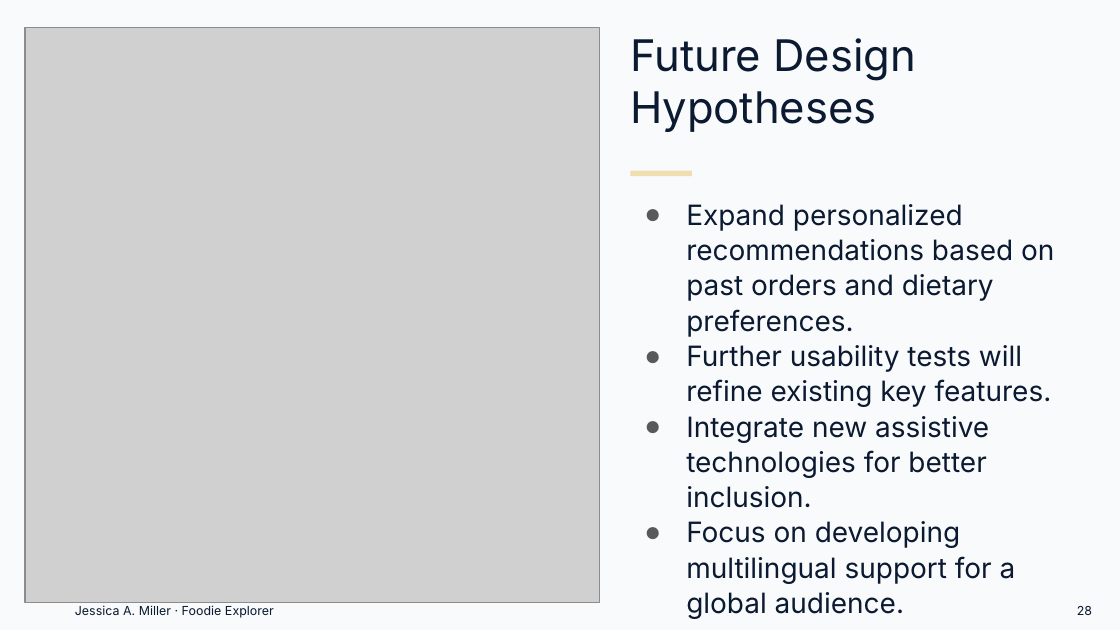
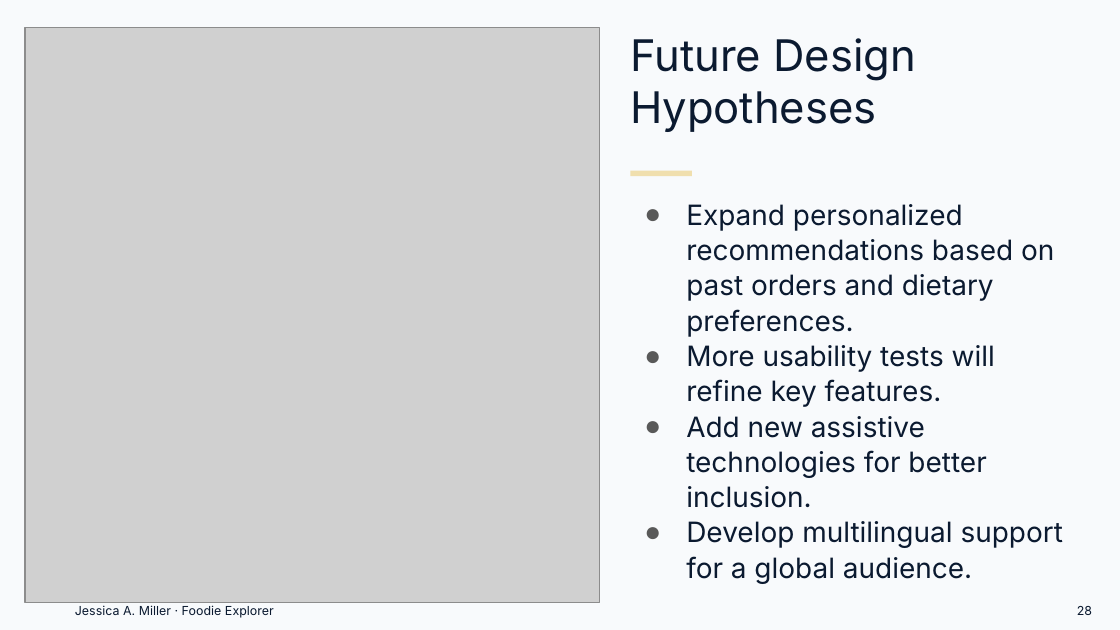
Before and after one commit to Millrjess/millrjess.github.io, a slide deck: slide 28 of assets/presentations/Foodie_Explorer_Case_Study_Professional.pptx. Drawn at 1120x630 pixels with LibreOffice and Linux fonts; fonts in the diff are those of the drawing; grey boxes stand for pictures. Boxes give left, top, right and bottom in pixels: in the first picture for what was removed or moved away, otherwise in the second. Text is boxed around its words. In the diff, an @@ line names an element or a change of style, - is before the commit and + after.

```diff
--- a/assets/presentations/Foodie_Explorer_Case_Study_Professional.pptx
+++ b/assets/presentations/Foodie_Explorer_Case_Study_Professional.pptx
@@ text at (686, 345, 1063, 584): text changed @@
-● Further usability tests will refine existing key features.
-● Integrate new assistive technologies for better inclusion.
-● Focus on developing multilingual support for a global audience.
+● More usability tests will refine key features.
+● Add new assistive technologies for better inclusion.
+● Develop multilingual support for a global audience.
```
Also in this commit, not shown: 19 other slides changed, 1 other file.
